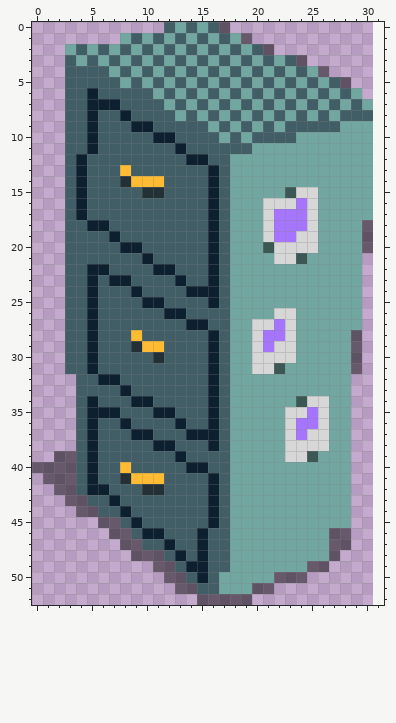
Pixel-art sprite -- popochiu/Rooms/Technician/Props/Lockers/lockers.png. Above: the version before the commit.
The file is 31x53 pixels. The old version is drawn lined up with the new one, on the new canvas.
After:
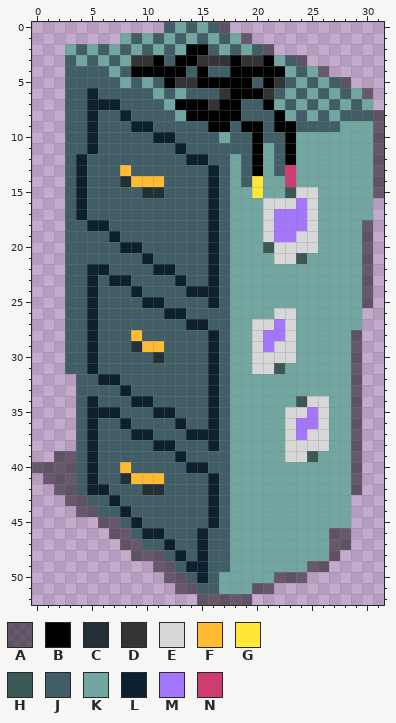
Palette (. is transparent): A #00000079  B #000000  C #233136  D #343434  E #d7d7d7  F #ffbb31  G #ffe737  H #3c5855  J #415d66  K #71a6a1  L #0d2030  M #a675fe  N #cf3c71
Difference:
canvas 31x53 -> 32x53
y 2: x 14..15 JK -> BB
y 3: x 9..21 JKJKJKJKJKJKJ -> DDBJBBDDDBDDB
y 4: x 9..13 KJKJK -> BBBBB; x 15 K -> B; x 17..22 KJKJKJ -> JBBBBB
y 5: x 12..22 KJKJKJKJKJK -> BDDBBBBBJBD
y 6: x 15 K -> J; x 17..21 KJKJK -> DBBBD; x 30 . -> A
y 7: x 13..18 JKJKJK -> BBBDBB; x 20..21 KJ -> JB
y 8: x 14..19 JKJKJK -> BBBBBJ; x 21..22 KJ -> JB; x 31 . -> A
y 9: x 16..20 KJKJK -> BBJBB; x 22..23 KJ -> BB; x 31 . -> A
y 10: x 19..20 KJ -> JB; x 23 J -> B; x 31 . -> A
y 11: x 20 K -> B; x 22..23 KK -> JB; x 31 . -> A
y 12: x 19..20 KK -> JB; x 22..23 KK -> JB; x 31 . -> A
y 13: x 19..20 KK -> JB; x 22..23 KK -> JN; x 31 . -> A
y 14: x 19..20 KK -> JG; x 23 K -> N; x 31 . -> A
y 15: x 20 K -> G; x 31 . -> A
y 21..25: x 30 . -> A
y 32..42: x 29 . -> A
Where, in picture pixels (left, top, right, bottom), the same in both pictures:
changed: (131, 44, 296, 198)
added: (362, 88, 384, 198)
added: (362, 253, 373, 308)
added: (351, 374, 362, 495)
